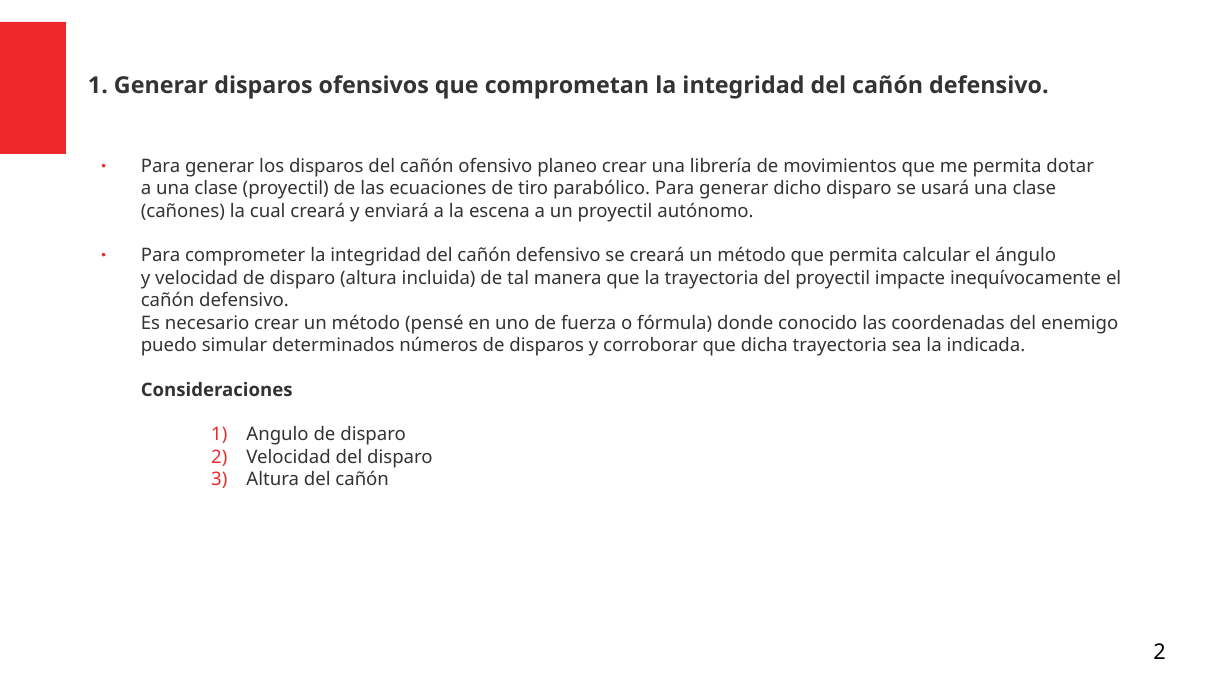
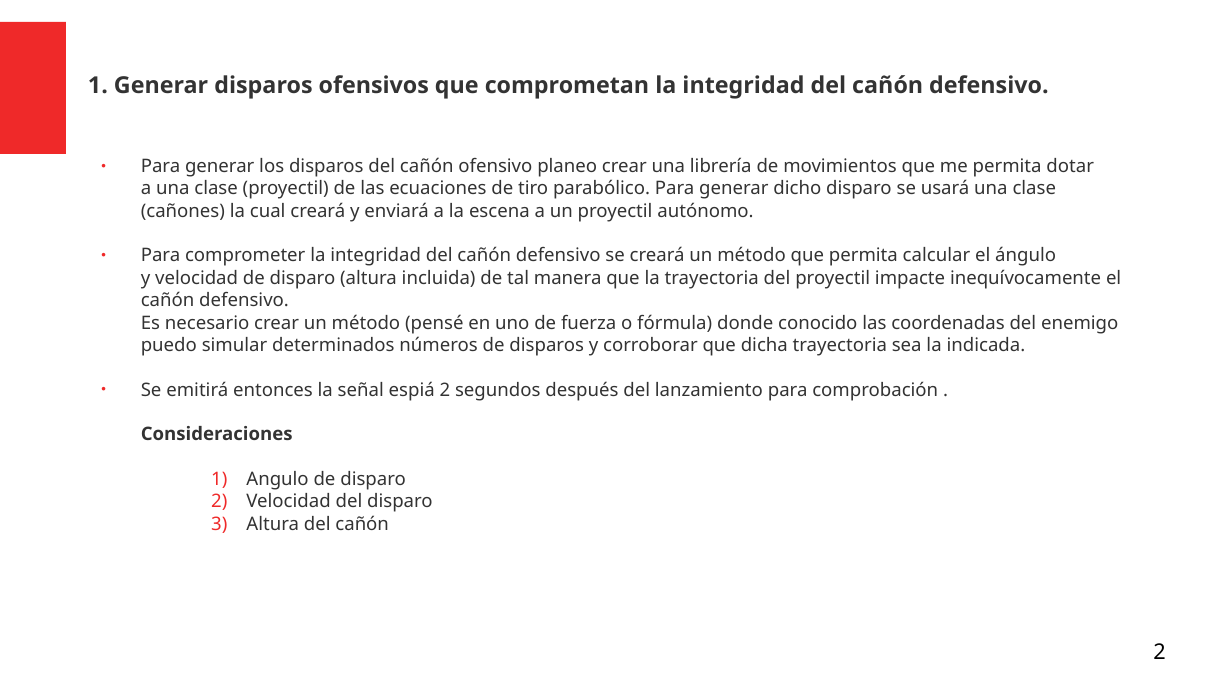
Before and after one commit to Julian-guillermo-zapata-rugeles/parcial-3, a slide deck: slide 2 of Analisis_Problema_Editable.odp. Drawn at 1232x693 pixels with LibreOffice and Linux fonts; fonts in the diff are those of the drawing. Boxes give left, top, right and bottom in pixels: in the first picture for what was removed or moved away, otherwise in the second. Text is boxed around its words. In the diff, an @@ line names an element or a change of style, - is before the commit and + after.

```diff
--- a/Analisis_Problema_Editable.odp
+++ b/Analisis_Problema_Editable.odp
@@ text at (141,381,938,401): paragraph added @@
+● Se emitirá entonces la señal espiá 2 segundos después del lanzamiento para comprobación .
```
Also in this commit, not shown: 1 other slide changed.
